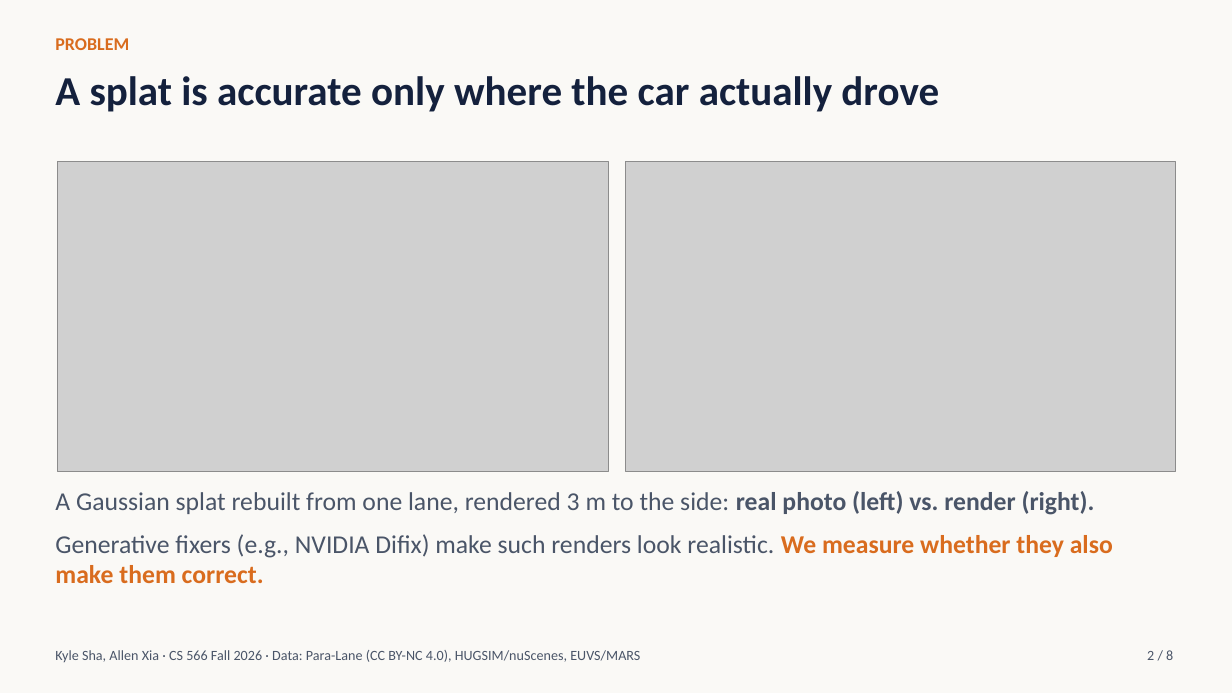
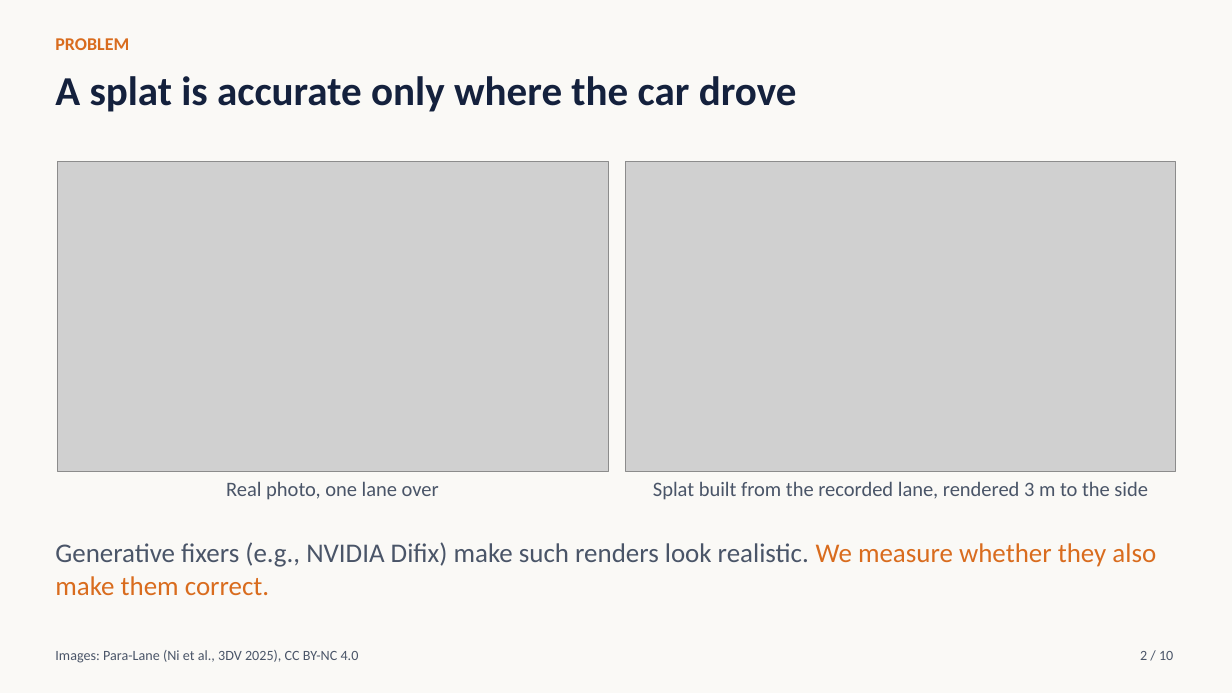
Before and after one commit to ksha23/cs566-drive-sim, a slide deck: slide 2 of docs/cs566_drive_sim_talk.pptx. Drawn at 1232x693 pixels with LibreOffice and Linux fonts; fonts in the diff are those of the drawing; grey boxes stand for pictures. Boxes give left, top, right and bottom in pixels: in the first picture for what was removed or moved away, otherwise in the second. Text is boxed around its words. In the diff, an @@ line names an element or a change of style, - is before the commit and + after.

```diff
--- a/docs/cs566_drive_sim_talk.pptx
+++ b/docs/cs566_drive_sim_talk.pptx
@@ text at box(55, 76, 797, 112): text changed @@
-A splat is accurate only where the car actually drove
+A splat is accurate only where the car drove
@@ text at box(55, 491, 1095, 515): paragraph removed @@
-A Gaussian splat rebuilt from one lane, rendered 3 m to the side: real photo (left) vs. render (right).
@@ text added at box(226, 481, 439, 500), 16 pt, text #4A5568 @@
+Real photo, one lane over
@@ text added at box(653, 481, 1148, 500), 16 pt, text #4A5568 @@
+Splat built from the recorded lane, rendered 3 m to the side
@@ text "Generative fixers (e.g., NVIDIA Difix) ...": place and size @@
-text "Generative fixers (e.g., NVIDIA Difix) ..." at box(55, 491, 1113, 583)
+text "Generative fixers (e.g., NVIDIA Difix) ..." at box(55, 542, 1156, 595)
@@ text "Generative fixers (e.g., NVIDIA Difix) ..." at box(55, 542, 1156, 595): size 20 to 21 pt; bold off in "We measure whether they also make them ..."; more space between paragraphs @@
@@ text at box(55, 650, 359, 663): text changed @@
-Kyle Sha, Allen Xia · CS 566 Fall 2026 · Data: Para-Lane (CC BY-NC 4.0), HUGSIM/nuScenes, EUVS/MARS
+Images: Para-Lane (Ni et al., 3DV 2025), CC BY-NC 4.0
@@ text at box(1140, 651, 1173, 660): text changed @@
-2 / 8
+2 / 10
```
Also in this commit, not shown: 7 other slides changed, 2 slides added, 3 other files.
